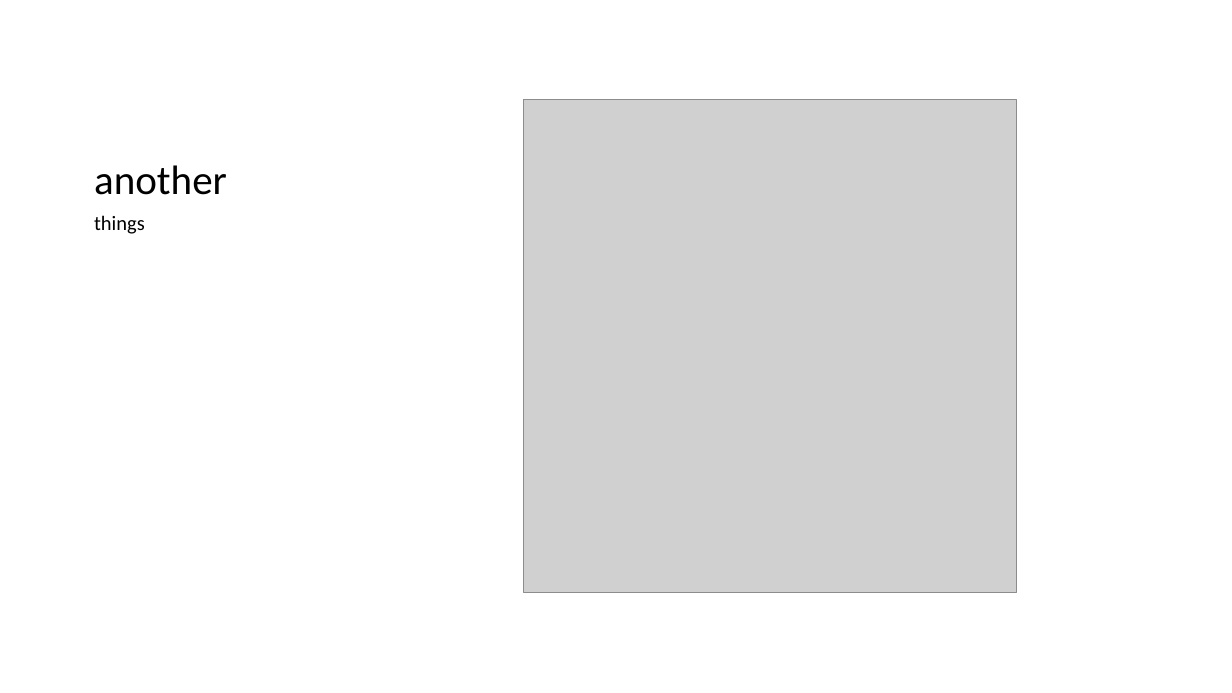
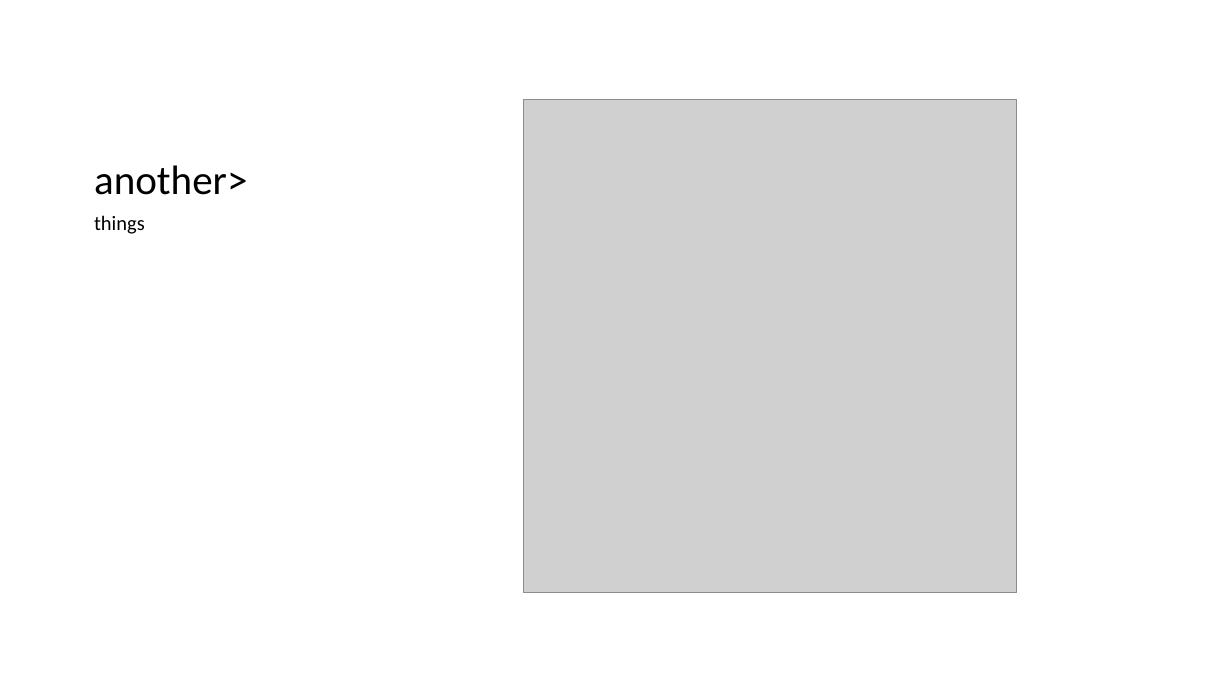
Before and after one commit to isabella232/powerpoint, a slide deck: slide 9 of samples/pptx/sample.pptx. Drawn at 1232x693 pixels with LibreOffice and Linux fonts; fonts in the diff are those of the drawing; grey boxes stand for pictures. Boxes give left, top, right and bottom in pixels: in the first picture for what was removed or moved away, otherwise in the second. Text is boxed around its words. In the diff, an @@ line names an element or a change of style, - is before the commit and + after.

```diff
--- a/samples/pptx/sample.pptx
+++ b/samples/pptx/sample.pptx
@@ title at box(94, 165, 247, 195): text changed @@
-another
+another>
```
Also in this commit, not shown: 12 other slides changed, 7 other files.
